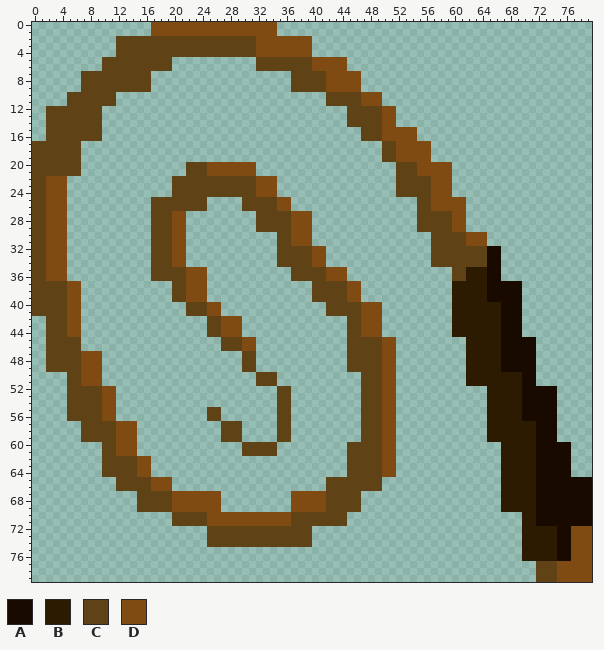
One commit to this sprite sheet: WorldOfZuul/assets/Inventory/WhipUpscaled.png. The picture above is the old version.
The file is 80x80 pixels. Colours within 5 levels of each other are drawn and written as one.
Palette (. is transparent): A #190a00  B #2c1b00  C #5f4316  D #7f4b13
Pixels before, first column x 0:
 0 .................DDDDDDDDDDDDDDDDDD.............................................
 1 .................DDDDDDDDDDDDDDDDDD.............................................
 2 ............CCCCCCCCCCCCCCCCCCCCDDDDDDDD........................................
 3 ............CCCCCCCCCCCCCCCCCCCCDDDDDDDD........................................
 4 ............CCCCCCCCCCCCCCCCCCCCDDDDDDDD........................................
 5 ..........CCCCCCCCCC............CCCCCCCCDDDDD...................................
 6 ..........CCCCCCCCCC............CCCCCCCCDDDDD...................................
 7 .......CCCCCCCCCC....................CCCCCDDDDD.................................
 8 .......CCCCCCCCCC....................CCCCCDDDDD.................................
 9 .......CCCCCCCCCC....................CCCCCDDDDD.................................
10 .....CCCCCCC..............................CCCCCDDD..............................
11 .....CCCCCCC..............................CCCCCDDD..............................
12 ..CCCCCCCC...................................CCCCCDD............................
13 ..CCCCCCCC...................................CCCCCDD............................
14 ..CCCCCCCC...................................CCCCCDD............................
15 ..CCCCCCCC.....................................CCCDDDDD.........................
16 ..CCCCCCCC.....................................CCCDDDDD.........................
17 CCCCCCC...........................................CCDDDDD.......................
18 CCCCCCC...........................................CCDDDDD.......................
19 CCCCCCC...........................................CCDDDDD.......................
20 CCCCCCC...............CCCDDDDDDD....................CCCDDDDD....................
21 CCCCCCC...............CCCDDDDDDD....................CCCDDDDD....................
22 CCDDD...............CCCCCCCCCCCCDDD.................CCCCCDDD....................
23 CCDDD...............CCCCCCCCCCCCDDD.................CCCCCDDD....................
24 CCDDD...............CCCCCCCCCCCCDDD.................CCCCCDDD....................
25 CCDDD............CCCCCCCC.....CCCCCDD..................CCDDDDD..................
26 CCDDD............CCCCCCCC.....CCCCCDD..................CCDDDDD..................
27 CCDDD............CCCDD..........CCCCCDDD...............CCCCCDD..................
28 CCDDD............CCCDD..........CCCCCDDD...............CCCCCDD..................
29 CCDDD............CCCDD..........CCCCCDDD...............CCCCCDD..................
30 CCDDD............CCCDD.............CCDDD.................CCCCCDDD...............
31 CCDDD............CCCDD.............CCDDD.................CCCCCDDD...............
32 CCDDD............CCCDD.............CCCCCDD...............CCCCCCCCAA.............
33 CCDDD............CCCDD.............CCCCCDD...............CCCCCCCCAA.............
34 CCDDD............CCCDD.............CCCCCDD...............CCCCCCCCAA.............
35 CCDDD............CCCCCDDD............CCCCCDDD...............CCBBBAA.............
36 CCDDD............CCCCCDDD............CCCCCDDD...............CCBBBAA.............
37 CCCCCDD.............CCDDD...............CCCCCDD.............BBBBBAAAAA..........
38 CCCCCDD.............CCDDD...............CCCCCDD.............BBBBBAAAAA..........
39 CCCCCDD.............CCDDD...............CCCCCDD.............BBBBBAAAAA..........
40 CCCCCDD...............CCCDD...............CCCCCDDD..........BBBBBBBAAA..........
41 CCCCCDD...............CCCDD...............CCCCCDDD..........BBBBBBBAAA..........
42 ..CCCDD..................CCDDD...............CCDDD..........BBBBBBBAAA..........
43 ..CCCDD..................CCDDD...............CCDDD..........BBBBBBBAAA..........
44 ..CCCDD..................CCDDD...............CCDDD..........BBBBBBBAAA..........
45 ..CCCCC....................CCCDD.............CCCCCDD..........BBBBBAAAAA........
46 ..CCCCC....................CCCDD.............CCCCCDD..........BBBBBAAAAA........
47 ..CCCCCDDD....................CC.............CCCCCDD..........BBBBBAAAAA........
48 ..CCCCCDDD....................CC.............CCCCCDD..........BBBBBAAAAA........
49 ..CCCCCDDD....................CC.............CCCCCDD..........BBBBBAAAAA........
50 .....CCDDD......................CCC............CCCDD..........BBBBBBBBAA........
51 .....CCDDD......................CCC............CCCDD..........BBBBBBBBAA........
52 .....CCCCCDD.......................CC..........CCCDD.............BBBBBAAAAA.....
53 .....CCCCCDD.......................CC..........CCCDD.............BBBBBAAAAA.....
54 .....CCCCCDD.......................CC..........CCCDD.............BBBBBAAAAA.....
55 .....CCCCCDD.............CC........CC..........CCCDD.............BBBBBAAAAA.....
56 .....CCCCCDD.............CC........CC..........CCCDD.............BBBBBAAAAA.....
57 .......CCCCCDDD............CCC.....CC..........CCCDD.............BBBBBBBAAA.....
58 .......CCCCCDDD............CCC.....CC..........CCCDD.............BBBBBBBAAA.....
59 .......CCCCCDDD............CCC.....CC..........CCCDD.............BBBBBBBAAA.....
60 ..........CCDDD...............CCCCC..........CCCCCDD...............BBBBBAAAAA...
61 ..........CCDDD...............CCCCC..........CCCCCDD...............BBBBBAAAAA...
62 ..........CCCCCDD............................CCCCCDD...............BBBBBAAAAA...
63 ..........CCCCCDD............................CCCCCDD...............BBBBBAAAAA...
64 ..........CCCCCDD............................CCCCCDD...............BBBBBAAAAA...
65 ............CCCCCDDD......................CCCCCCCC.................BBBBBAAAAAAAA
66 ............CCCCCDDD......................CCCCCCCC.................BBBBBAAAAAAAA
67 ...............CCCCCDDDDDDD..........DDDDDCCCCC....................BBBBBAAAAAAAA
68 ...............CCCCCDDDDDDD..........DDDDDCCCCC....................BBBBBAAAAAAAA
69 ...............CCCCCDDDDDDD..........DDDDDCCCCC....................BBBBBAAAAAAAA
70 ....................CCCCCDDDDDDDDDDDDCCCCCCCC.........................BBAAAAAAAA
71 ....................CCCCCDDDDDDDDDDDDCCCCCCCC.........................BBAAAAAAAA
72 .........................CCCCCCCCCCCCCCC..............................BBBBBAADDD
73 .........................CCCCCCCCCCCCCCC..............................BBBBBAADDD
74 .........................CCCCCCCCCCCCCCC..............................BBBBBAADDD
75 ......................................................................BBBBBAADDD
76 ......................................................................BBBBBAADDD
77 ........................................................................CCCDDDDD
78 ........................................................................CCCDDDDD
79 ........................................................................CCCDDDDD
The result:
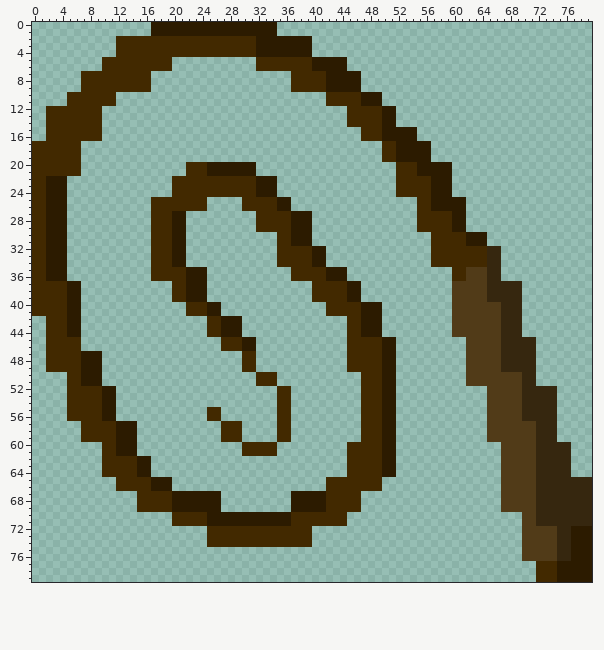
Edits made:
colour A: #190a00 -> #36270f
colour B: #2c1b00 -> #513b18
colour C: #5f4316 -> #422900
colour D: #7f4b13 -> #2c1b00
